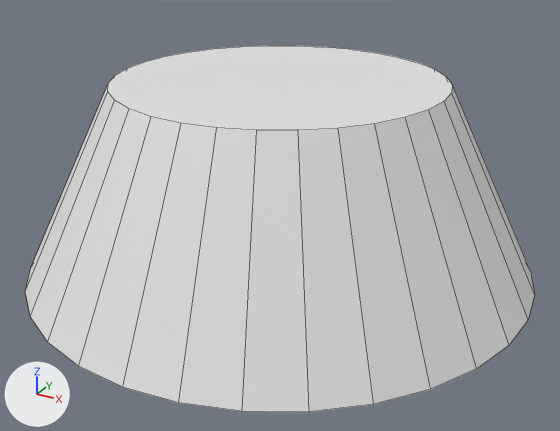
The FBX model Kapla/Assets/Meshes/Jelly.fbx, before and after one commit.
Both versions are drawn from a 50 mm camera at (3.19, -5.79, 2.19) aimed at (0.1, -0.18, -0.62). Lighting does not change. The marker at lower left points along +X, +Y and +Z. Mesh edges are drawn as thin lines. Where no turn or scale is listed for an object, it has been applied to the vertices.
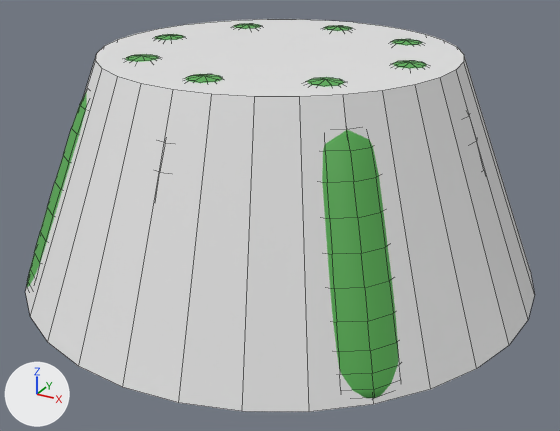
The newer file is also rescaled (x0.944), turned or shifted as a whole; pictures and numbers use the older file's frame.

Edits to the bpy script that builds the scene:
```text
Add mat_vert_st:
    mat_vert_st = principled_material('Vert St')
    mat_vert_st.base_color = (0.0964, 0.429, 0.087)  # green #57af53
Change me_cylinder:
    where me_cylinder.from_pydata(...)  # 64 vertices, 34 faces; spans x -2.32..2.32, y -2.32..2.32, z -1.15..0.57
    used by ob_cylinder; location = (0.0, 0.0, 0.0)
    me_cylinder part 1: all 32 vertices in x -1.46..1.46, y -1.46..1.46, z 0.57 are scaled about their middle by (1.05, 1.05, 1.02), then moved by (0.0, 0.0, 0.26)
Add me_sphere_003:
    me_sphere_003.from_pydata(...)  # 1746 vertices, 1744 faces; spans x -2.21..2.22, y -2.22..2.22, z -1.01..0.98
    me_sphere_003.materials.append(mat_vert_st)  # green #57af53
Add ob_jelly:
    ob_jelly = bpy.data.objects.new('Jelly', me_sphere_003)
    ob_jelly.location = (0.0, 0.0, -0.132)
```

Where the change shows, as pixel boxes (x1, y1, x2, y2) in the pictures (560 x 431 px):
'Cylinder', reshaped (7% taller): before (25, 46, 535, 412); after (25, 19, 535, 412)
'Jelly', added (green): after (27, 24, 427, 398)
